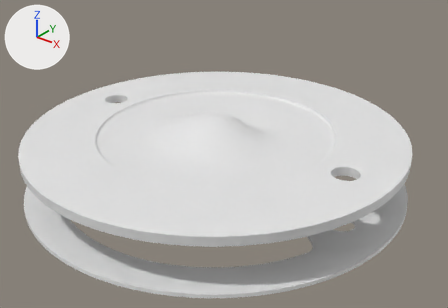
One commit to the Blender file blender/junction_box_cover.blend: the scene before it, then after it.
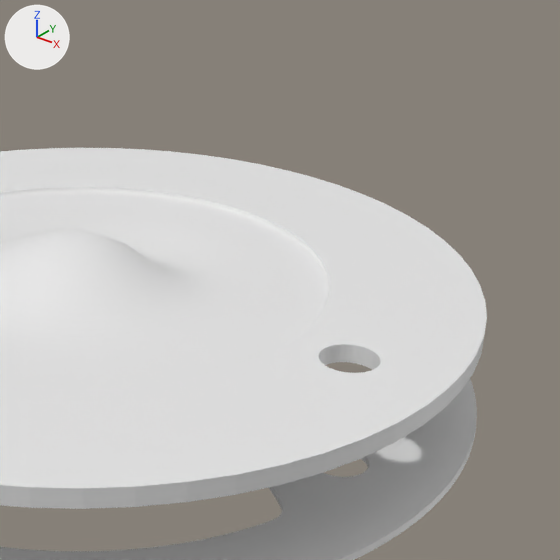
Each version appears first whole from a 50 mm camera at (0.0631, -0.0767, 0.0442) aimed at (-0.008, 0.0122, -0.0109), and next in a close-up on the part from 39% to 100% of the width and 0% to 88% of the height. Arrows for +X, +Y and +Z are at upper left; the lights stay in place. The first two pictures are the older version.

The first close-up shows 'cover', 'gasket'.
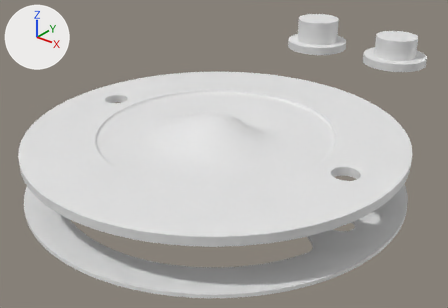
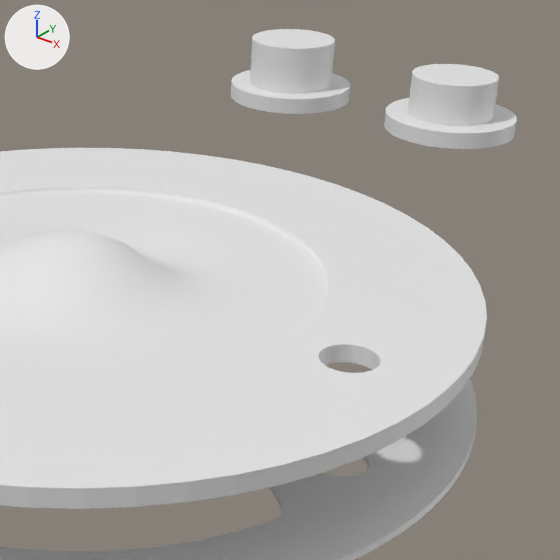
Commit message: Add cable bungs to `junction_box_cover.blend`.

What the commit changed:
Mesh me_cylinder_002 is new.
It has 320 vertices, 258 faces and spans x -0.008..0.008, y -0.008..0.008, z -0.003..0.005.
Mesh me_cylinder_001 is new.
It has 320 vertices, 258 faces and spans x -0.008..0.008, y -0.008..0.008, z -0.002..0.005.
Object 'cable_bung_11mm_diameter' (ob_cable_bung_11mm_diameter) is new; it shows me_cylinder_002.
Its location is (-0.0233, 0.0732, 0.0).
Its rotation in degrees is (0, 180, 0).
Object 'cable_bung_10mm_diameter' (ob_cable_bung_10mm_diameter) is new; it shows me_cylinder_001.
Its location is (0.0, 0.0732, 0.0).
Its rotation in degrees is (0, 180, 0).

Boxes (x1, y1, x2, y2) around the edits, measured in the close-ups (560 x 560 px):
'cable_bung_10mm_diameter', added: after (384, 64, 517, 149)
'cable_bung_11mm_diameter', added: after (231, 29, 350, 114)
